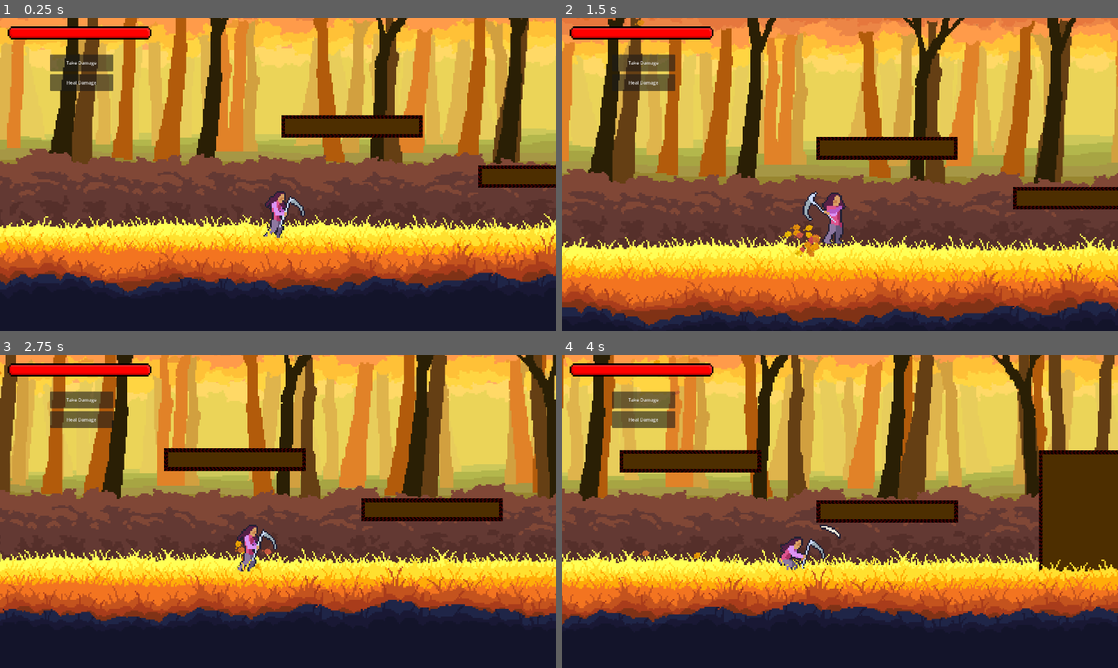
Above: before the commit, frames 1-4 (two rows, left to right).
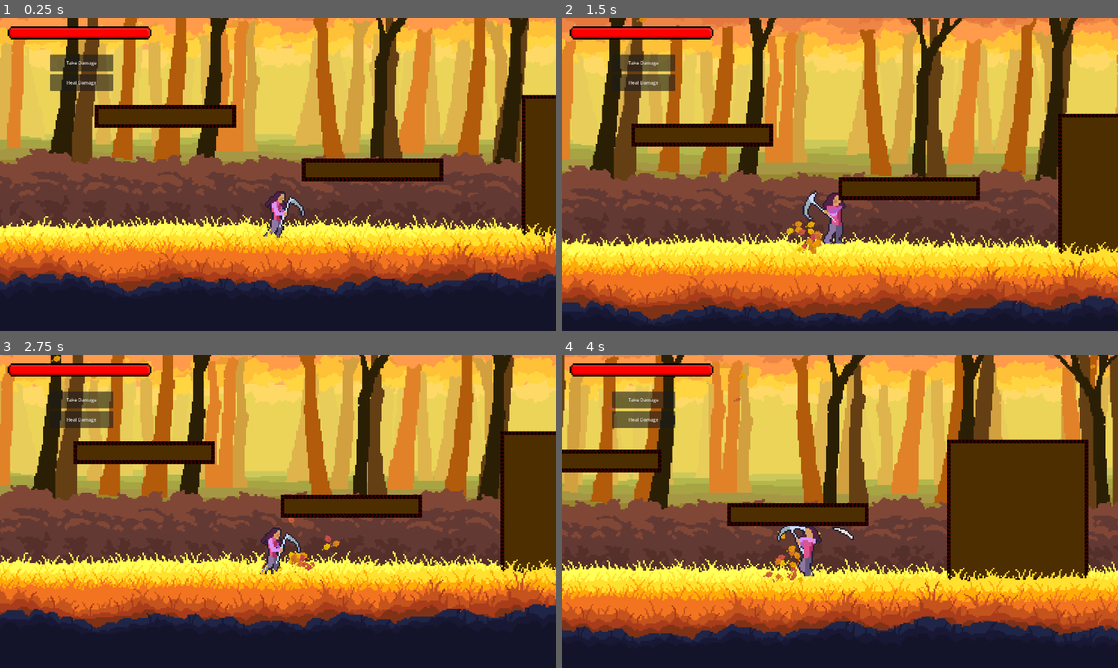
Above: after the commit, the same moments.

Repository: LordRevan36/software_development_platformer
Game: Godot game, scene res://main.tscn
Two runs of this game, one before a commit and one after it. Both use one fixed random seed, a clock stepped at 60 frames per second and the inputs below.
Inputs:
- Up to frame 1 (0.25 s): no input
- Up to frame 2 (1.5 s): hold C (FlipRight) 0.53-1.28 s; tap X (Attack 1) at 0.6, 1.35 s; hold Z (FlipLeft) from 1.28 s (still down)
- Up to frame 3 (2.75 s): release Z (FlipLeft) at 2.03 s; hold C (FlipRight) from 2.03 s (still down); tap X (Attack 1) at 2.1 s
- Up to frame 4 (4 s): release C (FlipRight) at 2.78 s; hold W (Up) 2.78-3.53 s; tap X (Attack 1) at 2.85, 3.6 s; hold Z (FlipLeft) from 3.53 s (still down)

The runs differ from the first frame. In frame 1, 8.5% of the frame differs, in the area x 17-100%, y 24-70%; in frame 2, 29%; in frame 3, 55%; in frame 4, 66%, in the area x 0-100%, y 0-93%.

Commit message:
Fully fixing platform merge
Populated platforms in main scene

Diff:
--- a/software-development-platformer/Platform/platform.gd
+++ b/software-development-platformer/Platform/platform.gd
@@ -64,25 +64,6 @@
 # Called when the node enters the scene tree for the first time.
 func _ready() -> void:
 	pass
-	#points = PackedVector2Array()
-	#if (edit_mode == EditMode.POLYGON):
-		#pass
-		##to be added
-	#if (edit_mode == EditMode.RECTANGLE):
-		#var center = rectangle_outline.position
-		#sizeVector = rectangle_outline.shape.size
-		#var topLeftCorner = center - sizeVector/2
-		#var topRightCorner = Vector2(center + Vector2(sizeVector.x/2, -sizeVector.y/2))
-		#var bottomRightCorner = center + sizeVector/2
-		#var bottomLeftCorner = Vector2(center + Vector2(-sizeVector.x/2, sizeVector.y/2))
-		#points.push_back(topLeftCorner)
-		#points.push_back(topRightCorner)
-		#points.push_back(bottomRightCorner)
-		#points.push_back(bottomLeftCorner)
-		#collision_polygon_2d.polygon = points
-	##match other platform children to the CollisionPolygon2D
-	#polygon_2d.polygon = collision_polygon_2d.polygon
-	#border_line_2d.points = points
 
 # Called every frame. 'delta' is the elapsed time since the previous frame.
 func _process(delta: float) -> void:
--- a/software-development-platformer/Platform/platform.tscn
+++ b/software-development-platformer/Platform/platform.tscn
@@ -9,18 +9,21 @@
 
 [node name="Platform" type="StaticBody2D"]
 script = ExtResource("1_0v4dy")
+points = PackedVector2Array(-183, -25, 183, -25, 183, 25, -183, 25)
+sizeVector = Vector2(366, 50)
 
 [node name="CollisionPolygon2D" type="CollisionPolygon2D" parent="."]
+polygon = PackedVector2Array(-183, -25, 183, -25, 183, 25, -183, 25)
 
 [node name="Polygon2D" type="Polygon2D" parent="."]
 texture_filter = 1
 texture_repeat = 2
 color = Color(0.30497152, 0.18106371, 2.4065375e-08, 1)
-polygon = PackedVector2Array(-5, 1, 5, 1, 5, -1, -5, -1)
+polygon = PackedVector2Array(-183, -25, 183, -25, 183, 25, -183, 25)
 
 [node name="BorderLine2D" type="Line2D" parent="."]
 texture_repeat = 2
-points = PackedVector2Array(11, 3)
+points = PackedVector2Array(-183, -25, 183, -25, 183, 25, -183, 25)
 closed = true
 default_color = Color(0.25865784, 0.14798227, 0, 1)
 texture = ExtResource("2_g263t")
--- a/software-development-platformer/main.tscn
+++ b/software-development-platformer/main.tscn
@@ -143,9 +143,9 @@
 resource_local_to_scene = true
 size = Vector2(366, 50)
 
-[sub_resource type="RectangleShape2D" id="RectangleShape2D_cegan"]
+[sub_resource type="RectangleShape2D" id="RectangleShape2D_82xsv"]
 resource_local_to_scene = true
-size = Vector2(366, 317)
+size = Vector2(366, 367)
 
 [sub_resource type="WorldBoundaryShape2D" id="WorldBoundaryShape2D_0xm2m"]
 distance = -285.0
@@ -908,60 +908,55 @@
 [node name="Platforms" type="Node2D" parent="."]
 position = Vector2(-9, -323)
 
-[node name="Platform1" parent="Platforms" instance=ExtResource("14_yaehf")]
-points = PackedVector2Array(-1, 1, 365, 1, 365, 51, -1, 51)
-startPosition = Vector2(1, -283)
-sizeVector = Vector2(366, 50)
-
-[node name="CollisionPolygon2D" parent="Platforms/Platform1" index="0"]
-polygon = PackedVector2Array(-1, 1, 365, 1, 365, 51, -1, 51)
-
-[node name="Polygon2D" parent="Platforms/Platform1" index="1"]
-polygon = PackedVector2Array(-1, 1, 365, 1, 365, 51, -1, 51)
-
-[node name="BorderLine2D" parent="Platforms/Platform1" index="2"]
-points = PackedVector2Array(-1, 1, 365, 1, 365, 51, -1, 51)
-
-[node name="RectangleOutline" parent="Platforms/Platform1" index="3"]
-position = Vector2(182, 26)
-shape = SubResource("RectangleShape2D_yaehf")
-
-[node name="Platform2" parent="Platforms" instance=ExtResource("14_yaehf")]
-position = Vector2(522, 133)
-points = PackedVector2Array(0, 1, 366, 1, 366, 51, 0, 51)
-startPosition = Vector2(1, -283)
-sizeVector = Vector2(366, 50)
+[node name="Platform" parent="Platforms" instance=ExtResource("12_074og")]
+position = Vector2(-189, 31)
+points = PackedVector2Array(242, 86, 608, 86, 608, 136, 242, 136)
+
+[node name="CollisionPolygon2D" parent="Platforms/Platform" index="0"]
+polygon = PackedVector2Array(242, 86, 608, 86, 608, 136, 242, 136)
+
+[node name="Polygon2D" parent="Platforms/Platform" index="1"]
+polygon = PackedVector2Array(242, 86, 608, 86, 608, 136, 242, 136)
+
+[node name="BorderLine2D" parent="Platforms/Platform" index="2"]
+points = PackedVector2Array(242, 86, 608, 86, 608, 136, 242, 136)
+
+[node name="RectangleOutline" parent="Platforms/Platform" index="3"]
+position = Vector2(425, 111)
+shape = SubResource("RectangleShape2D_cegan")
+
+[node name="Platform2" parent="Platforms" instance=ExtResource("12_074og")]
+points = PackedVector2Array(-497, -25, -131, -25, -131, 25, -497, 25)
 
 [node name="CollisionPolygon2D" parent="Platforms/Platform2" index="0"]
-polygon = PackedVector2Array(0, 1, 366, 1, 366, 51, 0, 51)
+polygon = PackedVector2Array(-497, -25, -131, -25, -131, 25, -497, 25)
 
 [node name="Polygon2D" parent="Platforms/Platform2" index="1"]
-polygon = PackedVector2Array(0, 1, 366, 1, 366, 51, 0, 51)
+polygon = PackedVector2Array(-497, -25, -131, -25, -131, 25, -497, 25)
 
 [node name="BorderLine2D" parent="Platforms/Platform2" index="2"]
-points = PackedVector2Array(0, 1, 366, 1, 366, 51, 0, 51)
+points = PackedVector2Array(-497, -25, -131, -25, -131, 25, -497, 25)
 
 [node name="RectangleOutline" parent="Platforms/Platform2" index="3"]
-position = Vector2(183, 26)
+position = Vector2(-314, 0)
 shape = SubResource("RectangleShape2D_074og")
 
-[node name="Platform3" parent="Platforms" instance=ExtResource("14_yaehf")]
-position = Vector2(1296, 27)
-points = PackedVector2Array(-183, -25, 183, -25, 183, 292, -183, 292)
-sizeVector = Vector2(366, 317)
+[node name="Platform3" parent="Platforms" instance=ExtResource("12_074og")]
+points = PackedVector2Array(637, -52, 1003, -52, 1003, 315, 637, 315)
+sizeVector = Vector2(366, 367)
 
 [node name="CollisionPolygon2D" parent="Platforms/Platform3" index="0"]
-polygon = PackedVector2Array(-183, -25, 183, -25, 183, 292, -183, 292)
+polygon = PackedVector2Array(637, -52, 1003, -52, 1003, 315, 637, 315)
 
 [node name="Polygon2D" parent="Platforms/Platform3" index="1"]
-polygon = PackedVector2Array(-183, -25, 183, -25, 183, 292, -183, 292)
+polygon = PackedVector2Array(637, -52, 1003, -52, 1003, 315, 637, 315)
 
 [node name="BorderLine2D" parent="Platforms/Platform3" index="2"]
-points = PackedVector2Array(-183, -25, 183, -25, 183, 292, -183, 292)
+points = PackedVector2Array(637, -52, 1003, -52, 1003, 315, 637, 315)
 
 [node name="RectangleOutline" parent="Platforms/Platform3" index="3"]
-position = Vector2(0, 133.5)
-shape = SubResource("RectangleShape2D_cegan")
+position = Vector2(820, 131.5)
+shape = SubResource("RectangleShape2D_82xsv")
 
 [node name="Parallax100" type="Node2D" parent="."]
 position = Vector2(1, -295)
@@ -1189,6 +1184,6 @@
 [connection signal="jumped" from="Player" to="Player/MovementParticles" method="_on_player_jumped"]
 [connection signal="landed" from="Player" to="Player/MovementParticles" method="_on_player_landed"]
 
-[editable path="Platforms/Platform1"]
+[editable path="Platforms/Platform"]
 [editable path="Platforms/Platform2"]
 [editable path="Platforms/Platform3"]
Not shown: 3 places in software-development-platformer/main.tscn that only renumber resources
